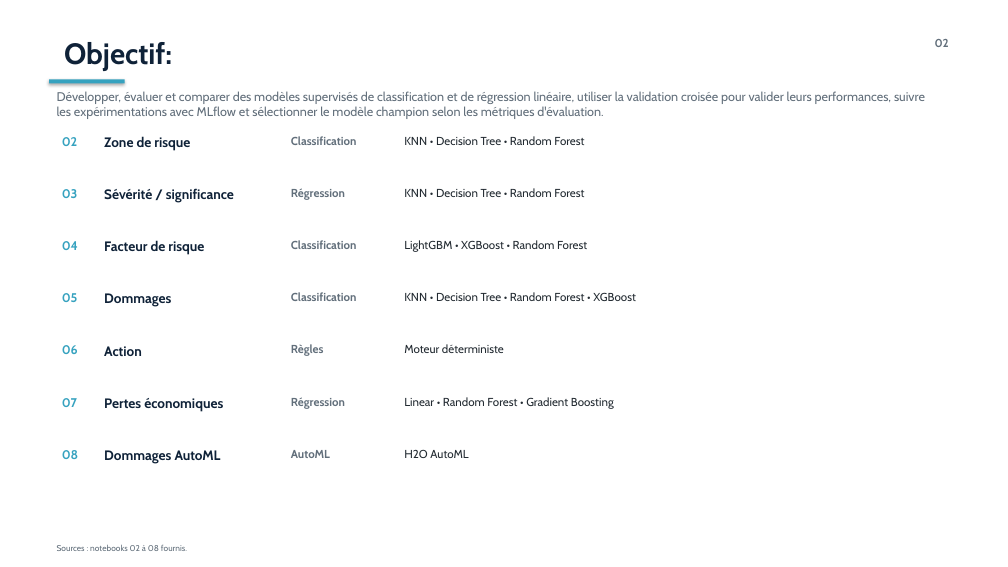
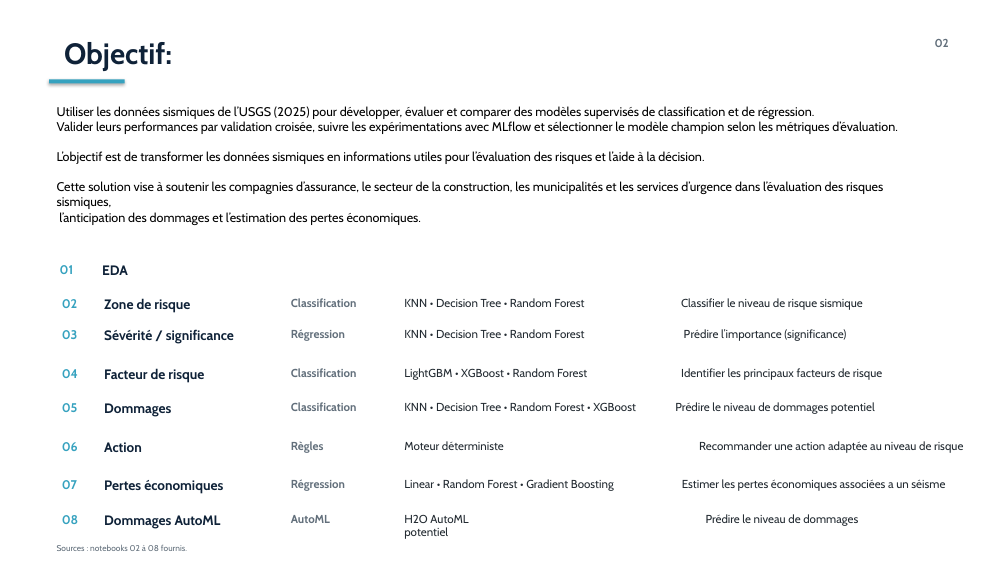
Before and after one commit to tarekalsemaan/USGS-Earthquake-AI, a slide deck: slide 2 of Presentation_TP_USGS_Earthquake_AI_FINAL.pptx. Drawn at 1008x567 pixels with LibreOffice and Linux fonts; fonts in the diff are those of the drawing. Boxes give left, top, right and bottom in pixels: in the first picture for what was removed or moved away, otherwise in the second. Text is boxed around its words. In the diff, an @@ line names an element or a change of style, - is before the commit and + after.

```diff
--- a/Presentation_TP_USGS_Earthquake_AI_FINAL.pptx
+++ b/Presentation_TP_USGS_Earthquake_AI_FINAL.pptx
@@ text at (x1=57, y1=106, x2=897, y2=225): text changed; text colour #626F7B to #000000 @@
-Développer, évaluer et comparer des modèles supervisés de classification et de régression linéaire, utiliser la validation croisée pour valider leurs performances, suivre les expérimentations avec MLflow et sélectionner le modèle champion selon les métriques d'évaluation.
+Utiliser les données sismiques de l’USGS (2025) pour développer, évaluer et comparer des modèles supervisés de classification et de régression.
+Valider leurs performances par validation croisée, suivre les expérimentations avec MLflow et sélectionner le modèle champion selon les métriques d’évaluation.
+L’objectif est de transformer les données sismiques en informations utiles pour l’évaluation des risques et l’aide à la décision.
+Cette solution vise à soutenir les compagnies d’assurance, le secteur de la construction, les municipalités et les services d’urgence dans l’évaluation des risques sismiques,
+l’anticipation des dommages et l’estimation des pertes économiques.
@@ text added at (x1=60, y1=265, x2=74, y2=274), 12 pt, text #36A2BF, bold @@
+01
@@ text added at (x1=102, y1=265, x2=128, y2=275), 13 pt, text #0F2238, bold @@
+EDA
@@ 3 texts moved together from (x1=62, y1=136, x2=357, y2=151) to (x1=62, y1=298, x2=357, y2=313) @@
@@ text at (x1=404, y1=298, x2=863, y2=310): text changed @@
-KNN • Decision Tree • Random Forest
+KNN • Decision Tree • Random Forest Classifier le niveau de risque sismique
@@ 3 texts moved together from (x1=62, y1=188, x2=345, y2=203) to (x1=62, y1=329, x2=345, y2=344) @@
@@ text at (x1=404, y1=329, x2=846, y2=341): text changed @@
-KNN • Decision Tree • Random Forest
+KNN • Decision Tree • Random Forest Prédire l’importance (significance)
@@ 3 texts moved together from (x1=62, y1=240, x2=357, y2=255) to (x1=62, y1=368, x2=357, y2=383) @@
@@ text at (x1=404, y1=368, x2=882, y2=380): text changed @@
-LightGBM • XGBoost • Random Forest
+LightGBM • XGBoost • Random Forest Identifier les principaux facteurs de risque
@@ 3 texts moved together from (x1=62, y1=292, x2=357, y2=307) to (x1=62, y1=402, x2=357, y2=417) @@
@@ text at (x1=404, y1=402, x2=875, y2=414): text changed @@
-KNN • Decision Tree • Random Forest • XGBoost
+KNN • Decision Tree • Random Forest • XGBoost Prédire le niveau de dommages potentiel
@@ 3 texts moved together from (x1=62, y1=344, x2=324, y2=356) to (x1=62, y1=441, x2=324, y2=453) @@
@@ text at (x1=404, y1=441, x2=963, y2=453): text changed @@
-Moteur déterministe
+Moteur déterministe Recommander une action adaptée au niveau de risque
@@ 3 texts moved together from (x1=62, y1=397, x2=345, y2=412) to (x1=62, y1=479, x2=345, y2=494) @@
@@ text at (x1=404, y1=479, x2=945, y2=491): text changed @@
-Linear • Random Forest • Gradient Boosting
+Linear • Random Forest • Gradient Boosting Estimer les pertes économiques associées a un séisme
@@ 3 texts moved together from (x1=62, y1=450, x2=330, y2=464) to (x1=62, y1=515, x2=330, y2=529) @@
@@ text at (x1=404, y1=514, x2=858, y2=526): text changed @@
-H2O AutoML
+H2O AutoML Prédire le niveau de dommages potentiel
```
Also in this commit, not shown: 2 other slides changed.
